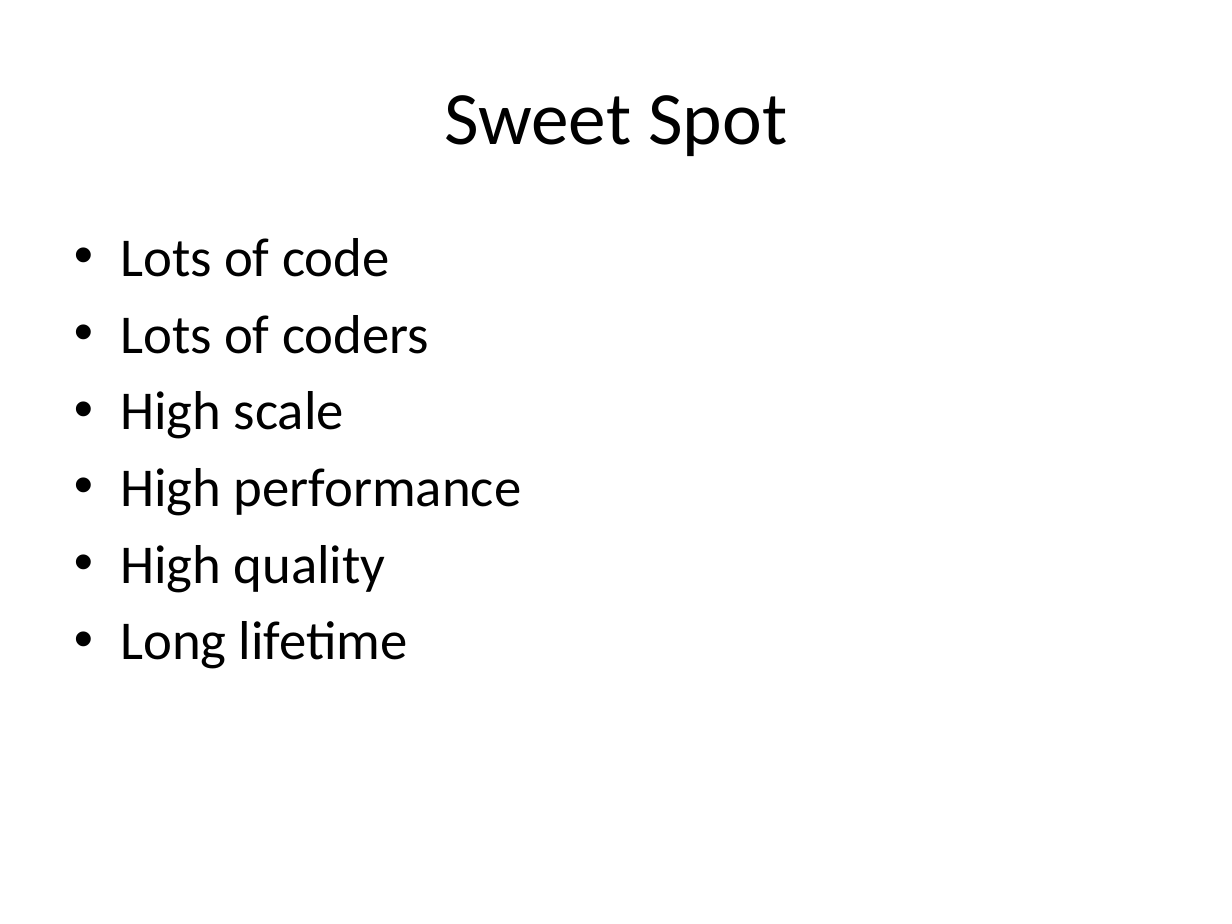
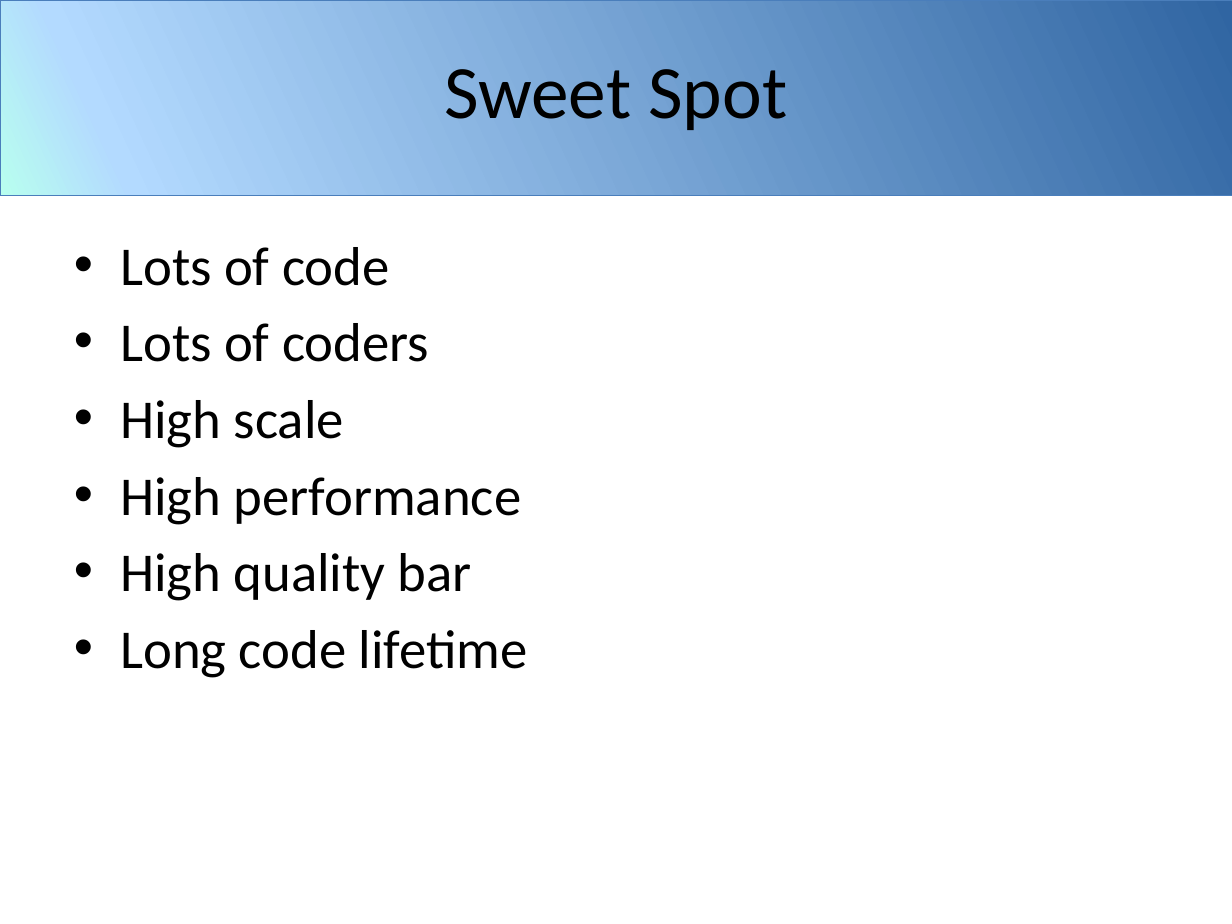
Before and after one commit to mikiec84/intent, a slide deck: slide 9 of assets/introducing-intent.pptx (slide 5 before the commit). Drawn at 1232x924 pixels with LibreOffice and Linux fonts; fonts in the diff are those of the drawing; background and template pictures are left out. Boxes give left, top, right and bottom in pixels: in the first picture for what was removed or moved away, otherwise in the second. Text is boxed around its words. In the diff, an @@ line names an element or a change of style, - is before the commit and + after.

```diff
--- a/assets/introducing-intent.pptx
+++ b/assets/introducing-intent.pptx
@@ rectangle added at (x1=0, y1=0, x2=1232, y2=195), fill gradient #3065A2 to #B3DAFF to #B8FFEF, outline #4B7EBC 0.25 pt @@
@@ rectangle added at (x1=0, y1=0, x2=1232, y2=195), fill gradient #3065A2 to #B3DAFF to #B8FFEF, outline #4B7EBC 0.25 pt @@
@@ title "Sweet Spot" moved from (x1=444, y1=95, x2=787, y2=156) to (x1=444, y1=69, x2=787, y2=130) @@
@@ text "Lots of code" moved from (x1=120, y1=238, x2=522, y2=669) to (x1=120, y1=247, x2=528, y2=678) @@
@@ text at (x1=120, y1=553, x2=528, y2=678): text changed @@
-• High quality
-• Long lifetime
+• High quality bar
+• Long code lifetime
```
Also in this commit, not shown: 22 other slides changed, 14 slides added, 2 slides removed.
